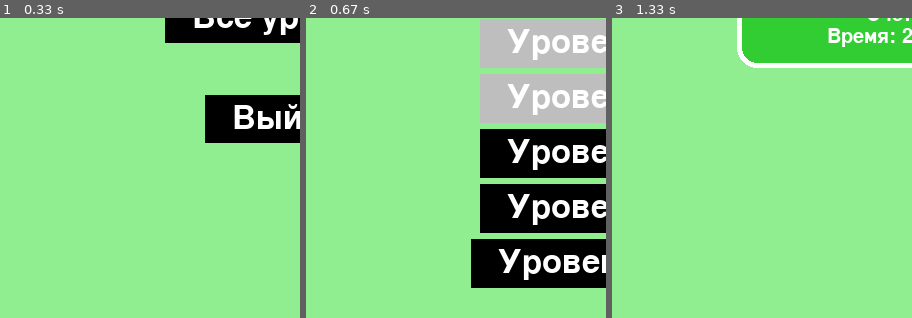
Above: before the commit, frames 1-3 (left to right).
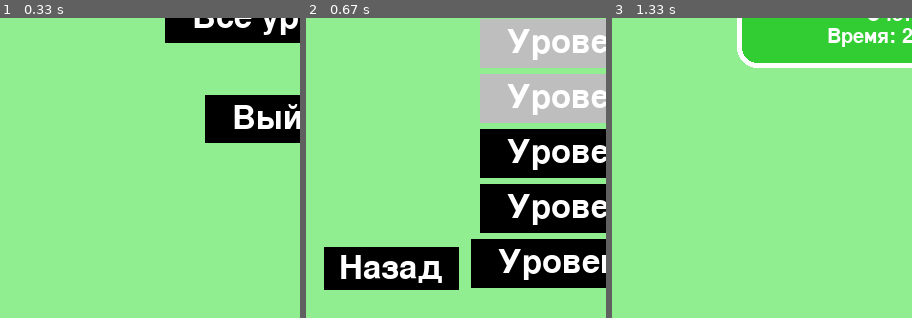
Above: after the commit, the same moments.

Repository: cerXXXX/pygame-project
Game: pygame game, started from main.py
Same seed, same stepped clock (60 frames per second), same inputs: the game is played once before the commit and once after it.
Inputs (mouse positions are % of the whole screen's width and height, from its top left):
- Up to frame 1 (0.33 s): no input
- Up to frame 2 (0.67 s): click (50, 50) at 0.38 s
- Up to frame 3 (1.33 s): tap Enter at 0.67 s; click (65, 15) at 1.05 s
The pictures show only the part of the screen within x 0-50%, y 50-100%; the shares and areas given below are measured in that part.

Frame 1 is identical in both runs. In frame 2, 6.5% of the frame differs, in the area x 6-51%, y 76-91%; in frame 3, nothing differs.

Commit message:
Добавлена кнопка НАЗАД в меню. Изменена кнопка паузы на ESC

Diff:
--- a/game.py
+++ b/game.py
@@ -50,10 +50,10 @@
         font = pygame.font.Font(None, 36)  # Меньший шрифт
         vertical_spacing = 55  # Интервал между кнопками
         initial_offset = 50  # Начальное смещение сверху
+
         for i in range(1, 11):
             x = 300
             y = initial_offset + (i - 1) * vertical_spacing
-            # Цвет кнопки: серый для пройденного, иначе — черный
             color = 'gray' if i in self.level_manager.completed_levels else 'black'
             button = {
                 "text": f"Уровень {i}",
@@ -65,13 +65,15 @@
             if i in self.level_manager.completed_levels:
                 text_surface = font.render(button["text"], True, 'white')
                 text_rect = text_surface.get_rect(center=(x - 15, y))  # смещение текста влево
-                # Сделаем кнопку компактной: inflate(40, 15)
                 rect = text_rect.inflate(40, 15)
-                # Определяем прямоугольник для значка информации – в правом верхнем углу кнопки
                 info_rect = pygame.Rect(rect.right - 25, rect.top + 5, 20, 20)
                 button["info_rect"] = info_rect
                 button["action_info"] = lambda lvl=i: self.show_best_result(lvl)
             self.level_select_menu.buttons.append(button)
+
+        # **Добавляем кнопку "Назад"**
+        self.level_select_menu.add_button("Назад", (100, 550), self.return_to_main_menu)
+
 
     def show_best_result(self, level):
         """Отображает уведомление с лучшим результатом для данного уровня."""
@@ -181,7 +183,7 @@
                     elif self.state == GameState.GAME:
                         self.board.get_click(event.pos)
                 elif event.type == pygame.KEYDOWN:
-                    if event.key == pygame.K_p and self.state == GameState.GAME:
+                    if event.key == pygame.K_ESCAPE:
                         self.toggle_pause()
 
             if self.board and self.state == GameState.GAME:
@@ -261,7 +263,10 @@
             text_surface = self.font.render(button["text"], True, 'white')
             text_center = (button["position"][0] - 15, button["position"][1])
             text_rect = text_surface.get_rect(center=text_center)
-            rect = text_rect.inflate(55, 15)
+            if button["text"] == "Назад":
+                rect = text_rect.inflate(30, 10)  # Уменьшенный размер
+            else:
+                rect = text_rect.inflate(55, 15)
             pygame.draw.rect(self.screen, button["color"], rect)
             self.screen.blit(text_surface, text_rect)
 
